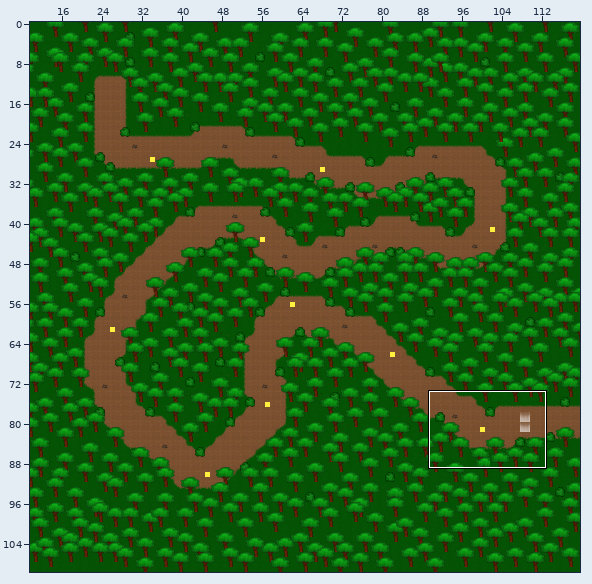
One commit to this Tiled map: Level 1.tmx. The picture above shows the old version from afar; the outline marks the close-up.
Close-up. First the earlier version:
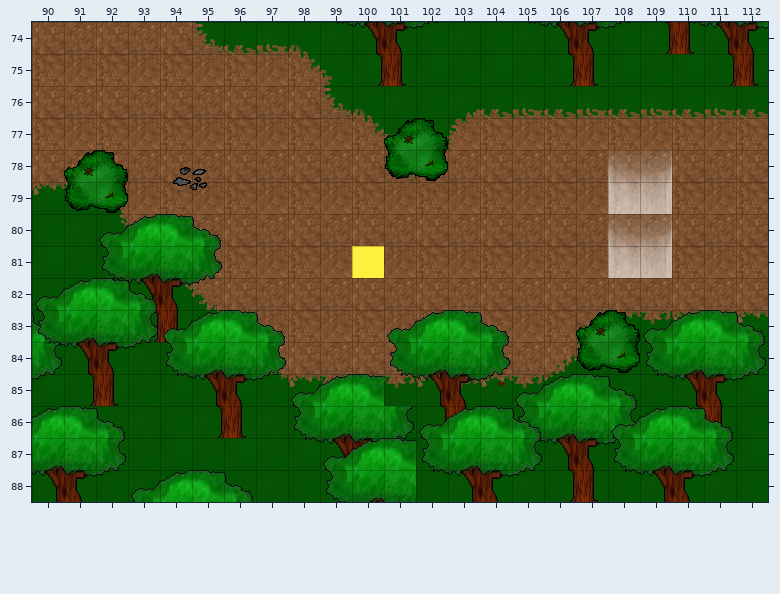
Cells are 32x32 px. Shown: x 90..112, y 74..88. The commit also changed other parts of the map, which this record leaves out.
Now the later version:
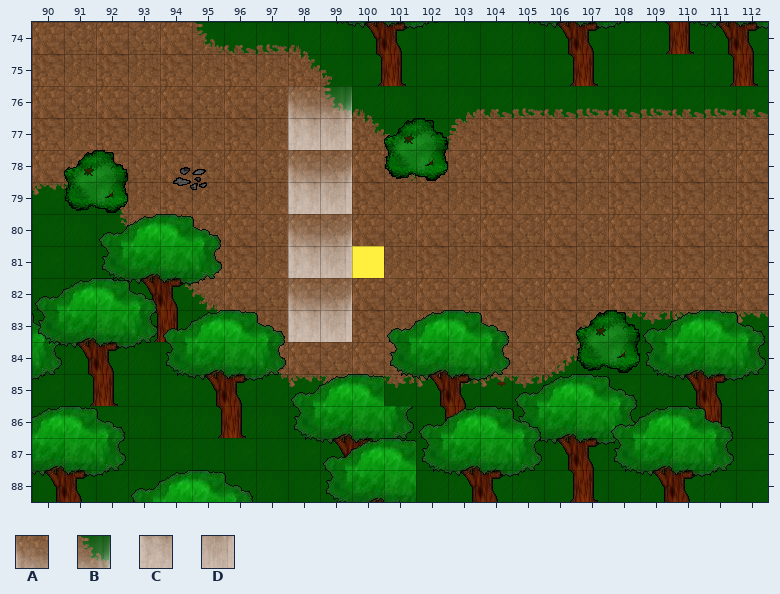
Key: from "Exit": A 0, B 1, C 2, D 3.
_ is an empty cell.
Tiles replaced or removed in this view: A, B, C, D.
See-through tiles are keyed as they look on the map.
The exact change:
Changed rows in their new state; . is an unchanged cell.
Layer "Trees c + Exit":
first column x 98:
76 AB..........
77 CD..........
78 AB........__
79 CD........__
80 AB........__
81 CD........__
82 AB..........
83 CD..........
Boxes around the changes in both close-ups, in picture pixels (x1, y1, x2, y2):
added: (288, 86, 352, 342)
removed: (608, 150, 672, 278)
